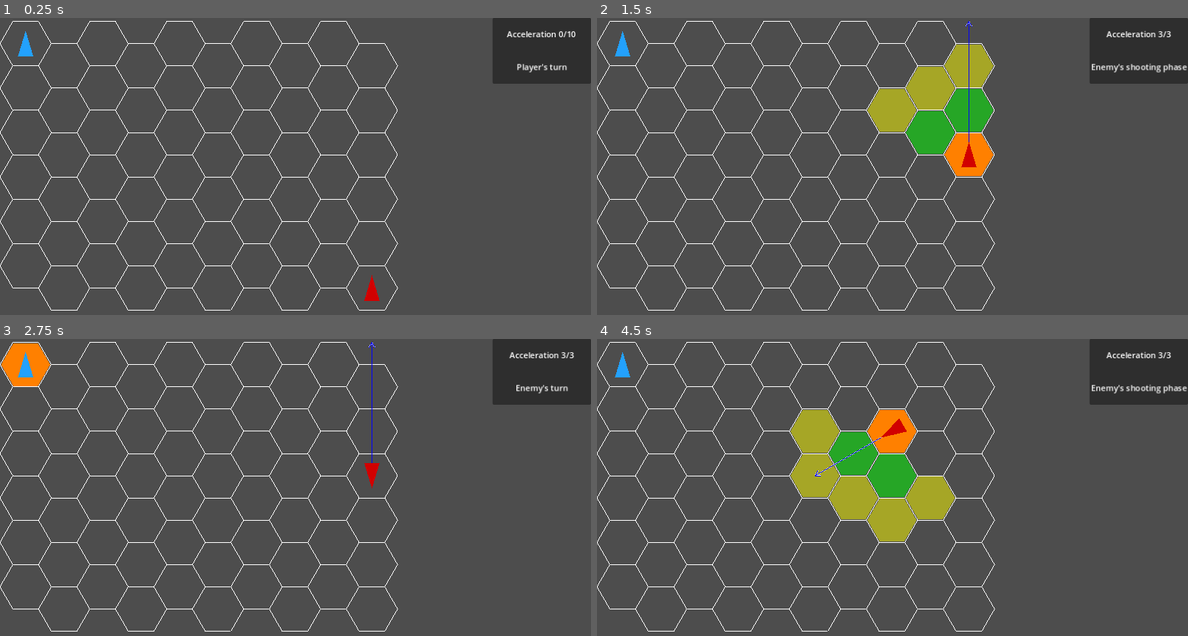
Above: before the commit, frames 1-4 (two rows, left to right).
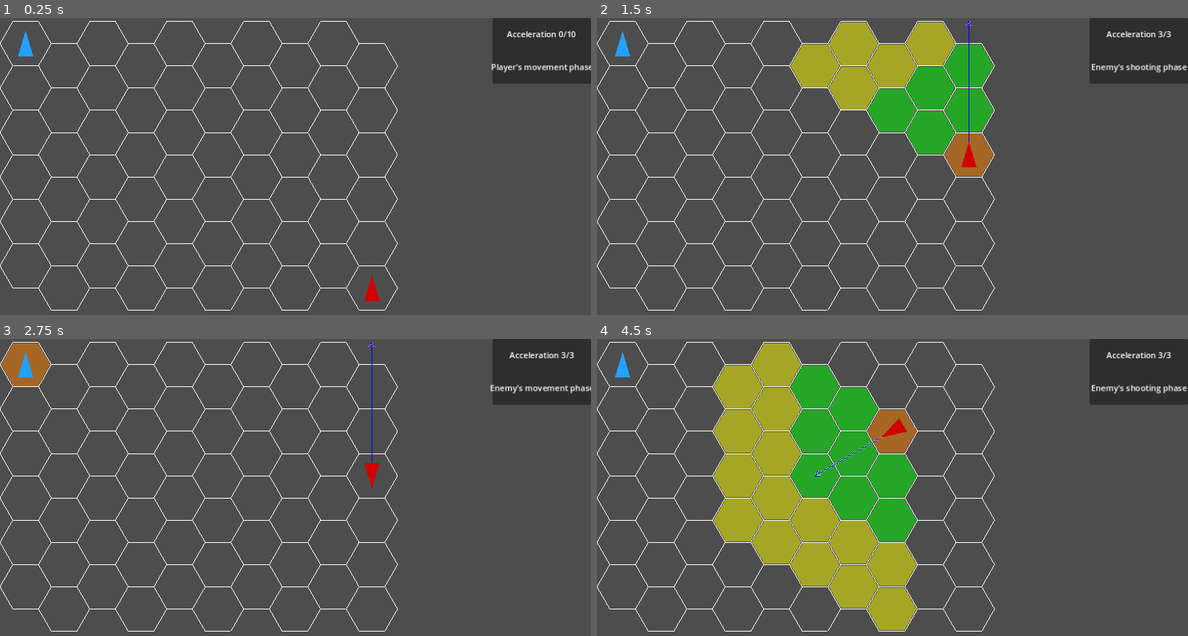
Above: after the commit, the same moments.

Repository: Idandot/Space-Arena
Game: Godot game, scene res://Scenes/Arena.tscn
The game is run twice, just before and just after one commit, with the same random seed, the same clock (stepped at 60 frames per second) and the same inputs.
Inputs:
- Up to frame 1 (0.25 s): no input
- Up to frame 2 (1.5 s): tap Enter (end_phase) at 0.5, 0.6 s; hold Right (turn_right) 0.53-1.28 s; tap Space (fire) at 0.8, 1.35 s; tap Backspace (Reset) at 1.25 s; hold Down (brake) from 1.28 s (still down)
- Up to frame 3 (2.75 s): tap Enter (end_phase) at 1.55, 2.1 s; tap Backspace (Reset) at 2 s; release Down (brake) at 2.03 s; hold Right (turn_right) from 2.03 s (still down); tap Space (fire) at 2.3 s
- Up to frame 4 (4.5 s): release Right (turn_right) at 2.78 s; hold Up (accelerate) 2.78-3.53 s; tap Space (fire) at 2.85, 3.8, 4.35 s; tap Enter (end_phase) at 3.05, 3.6 s; tap Backspace (Reset) at 3.5, 4.15, 4.25 s; hold Left (turn_left) from 3.53 s (still down)

The runs differ from the first frame. In frame 1, 0.2% of the frame differs, in the area x 83-100%, y 15-19%; in frame 2, 8.0%; in frame 3, 1.0%; in frame 4, 21%, in the area x 19-61%, y 1-99%.

Commit message:
Fixed Highlight
Наконец пофиксил подсветку
Сделал адекватное вращение
Инструменты для дебага добавил

Дальше: рефактор вращения, сделать структуру хранящую все 4 типа данных

Diff:
--- a/Scenes/Arena.tscn
+++ b/Scenes/Arena.tscn
@@ -31,7 +31,7 @@
 
 [node name="HighlightManager" type="Node2D" parent="Managers"]
 script = ExtResource("7_myr3u")
-super_penalty_color = Color(1, 0.501961, 0, 1)
+red = Color(1, 0, 0, 1)
 
 [node name="UI" type="Control" parent="."]
 layout_mode = 3
--- a/Scripts/EnemyShip.gd
+++ b/Scripts/EnemyShip.gd
@@ -4,7 +4,8 @@
 
 func _ready():
 	ships_array = Root.ships_array
-	points = [Vector2(-shipWidth/2.0, shipLength/2.0), Vector2(shipWidth/2.0, shipLength/2.0), Vector2(0, -shipLength/2.0)]
+	points = [Vector2(-shipLength/2.0, shipWidth/2.0), Vector2(-shipLength/2.0, -shipWidth/2.0), Vector2(shipLength/2.0, 0)]
+	area.rotation = deg_to_rad(-90)
 	colPoly.polygon = points
 	poly.polygon = points
 	poly.color = shipColor
--- a/Scripts/HighlightManager.gd
+++ b/Scripts/HighlightManager.gd
@@ -4,6 +4,7 @@
 @export var effective_color = Color(0, 1, 0, 0.5)
 @export var penalty_color = Color(1, 1, 0, 0.5)
 @export var super_penalty_color = Color(1, 0.5, 0, 0.5)
+@export var red = Color(1, 0.5, 0, 0.5)
 
 @onready var Root = get_parent().get_parent()
 @onready var HexGrid = Root.find_child("HexGrid")
@@ -24,7 +25,7 @@
 	var weapon_stats = ship.weapon_stats
 
 	var hexes_in_range = HexGrid.get_hexes_in_range(ship_pos, weapon_stats.max_range)
-	ship.debug_specific_hexes()
+
 	for hex_data in hexes_in_range:
 		var hex = hex_data.hex
 		var distance = hex_data.distance
--- a/Scripts/PlayerShip.gd
+++ b/Scripts/PlayerShip.gd
@@ -8,7 +8,8 @@
 func _ready():
 	ships_array = Root.ships_array
 	acceleration_label = Root.acceleration_label
-	points = [Vector2(-shipWidth/2.0, shipLength/2.0), Vector2(shipWidth/2.0, shipLength/2.0), Vector2(0, -shipLength/2.0)]
+	points = [Vector2(-shipLength/2.0, shipWidth/2.0), Vector2(-shipLength/2.0, -shipWidth/2.0), Vector2(shipLength/2.0, 0)]
+	area.rotation = deg_to_rad(-90)
 	colPoly.polygon = points
 	poly.polygon = points
 	poly.color = shipColor
--- a/Scripts/Root.gd
+++ b/Scripts/Root.gd
@@ -10,6 +10,11 @@
 @export var gridOffsetWY = 50
 @export var player_ship_scene: PackedScene
 @export var enemy_ship_scene: PackedScene
+
+@export var debug_mode = {
+	"ship_position": false,
+	"ship_rotation": false,
+}
 
 var player_ship: Node2D
 var enemy_ship: Node2D
--- a/Scripts/Ship.gd
+++ b/Scripts/Ship.gd
@@ -28,15 +28,15 @@
 	Vector2i(1,0): -30, #right up
 	Vector2i(1,1): 30, #right down
 	Vector2i(0,1): 90, #down
-	Vector2i(-1,0): 120, #left down
-	Vector2i(-1,-1): -120, #left up
+	Vector2i(-1,0): 150, #left down
+	Vector2i(-1,-1): -150, #left up
 }
 
 #temporary direct enegry weapon characteristics
 @export var weapon_stats = {
 	"min_range": 0,
-	"effective_range": 1,
-	"max_range": 2,
+	"effective_range": 2,
+	"max_range": 4,
 	"arc_degrees": 120,
 }
 var is_weapon_active = false
@@ -66,34 +66,36 @@
 func turn_right():
 	if update_acceleration(-1):
 		dir = (dir+1)%6
-		area.rotation = dir*deg_to_rad(60)
-		facing = AXIAL_DIR[dir]
-	else:
-		print("Insufficient Acceleration Capacity")
+		change_rotation(dir)
+
+	else:
+		print("FUTURE INDICATION: ","Insufficient Acceleration Capacity")
 
 func turn_left():
 	if update_acceleration(-1):
 		dir = (dir-1)%6
-		area.rotation = dir*deg_to_rad(60)
-		facing = AXIAL_DIR[dir]
-	else:
-		print("Insufficient Acceleration Capacity")
+		change_rotation(dir)
+	else:
+		print("FUTURE INDICATION: ","Insufficient Acceleration Capacity")
 
 func update_rotation():
-	area.rotation = dir*deg_to_rad(60)
-	facing = AXIAL_DIR[dir]
+	change_rotation(dir)
+
+func change_rotation(to_dir):
+	facing = AXIAL_DIR[to_dir]
+	area.rotation = deg_to_rad(FACING_DICT[facing])
 
 func accelerate():
 	if update_acceleration(-1):
 		update_velocity(facing)
 	else:
-		print("Insufficient Acceleration Capacity")
+		print("FUTURE INDICATION: ","Insufficient Acceleration Capacity")
 
 func brake():
 	if update_acceleration(-2):
 		update_velocity(-facing)
 	else:
-		print("Insufficient Acceleration Capacity")
+		print("FUTURE INDICATION: ","Insufficient Acceleration Capacity")
 
 func start_shooting_phase():
 	PreviousVelocity = ResultVelocity
@@ -111,6 +113,9 @@
 	emit_signal("request_highlight", self)
 
 func end_turn():
+	if Root.debug_mode.ship_rotation:
+		print("DEBUG INFO:")
+		print("facing: ", facing, ", angle: ", rad_to_deg(area.rotation))
 	emit_signal("turn_ended")
 
 func update_ship_position():
@@ -123,7 +128,7 @@
 		var next_pos_of = Root.axial_to_offset(next_pos_ax)
 		if next_pos_of.x != clamp(next_pos_of.x, 0, hex_grid.gridSizeOX - 1) \
 		or next_pos_of.y != clamp(next_pos_of.y, 0, hex_grid.gridSizeOY - 1):
-			print("pushed in the wall")
+			print("FUTURE INDICATION: ","pushed in the wall")
 			update_velocity(Vector2i.ZERO, true)
 			take_damage(Root.axial_distance(res_vel_ax))
 			break
@@ -133,9 +138,11 @@
 	offset_position = Root.axial_to_offset(axial_position)
 	var world_pos = Root.axial_to_world(new_pos_ax, false)
 	self.position = world_pos
-	print("world position: ", world_pos)
-	print("axial position: ", axial_position)
-	print("offset position: ", offset_position)
+	if Root.debug_mode.ship_position:
+		print("DEBUG INFO:")
+		print("world position: ", world_pos)
+		print("axial position: ", axial_position)
+		print("offset position: ", offset_position)
 
 func decompose_vector(start_pos: Vector2i, end_pos: Vector2i) -> Array:
 	var change_pos = end_pos - start_pos
@@ -196,7 +203,7 @@
 	return null
 
 func take_damage(amount: int):
-	print(self.name, " had taken ", amount," damage")
+	print("FUTURE INDICATION: ", self.name, " had taken ", amount," damage")
 	pass
 
 func update_velocity(additional_velocity: Vector2i, set_to_zero:= false):
@@ -211,17 +218,28 @@
 	for ship in targets:
 		if ship.name_in_game != self.name_in_game:
 			return ship
-	print("no valid targets")
+	print("FUTURE INDICATION: ","no valid targets")
 	return null
 
 func fire():
-	if is_weapon_active:
-		var target = find_target(ships_array)
-		if target != null:
-			target.take_damage(10)
-			is_weapon_active = false
-	else:
-		print("weapon isn't active")
+	if !is_weapon_active:
+		print("FUTURE INDICATION: ","weapon isn't active")
+		return
+	var target = find_target(ships_array)
+	if target == null:
+		print("FUTURE INDICATION: ","no target")
+		return
+	if !is_in_shooting_arc(target.axial_position):
+		print("FUTURE INDICATION: ","Target isn't in shooting arc")
+		return
+	var distance_to_target = Root.axial_distance(target.axial_position - axial_position)
+	if distance_to_target > weapon_stats.max_range:
+		print("FUTURE INDICATION: ","Target isn't in range")
+		return
+
+	target.take_damage(10)
+	is_weapon_active = false
+
 
 func is_in_shooting_arc(ax_target_pos) -> bool:
 	if ax_target_pos == axial_position:
@@ -234,13 +252,3 @@
 
 
 	return is_equal_approx(angle_diff, weapon_stats.arc_degrees/2) or angle_diff < weapon_stats.arc_degrees/2
-
-
-func debug_specific_hexes():
-	var problem_hexes = [Vector2i(2,3), Vector2i(3,4), Vector2i(5,7)]
-	for hex in problem_hexes:
-		var diff = hex - Vector2i(4,5)
-		var world_pos = Root.axial_to_world(diff, true)
-		var angle = rad_to_deg(world_pos.angle())
-		var distance = Root.axial_distance(diff)
-		print("Hex ", hex, " diff: ", diff, " world_pos: ", world_pos, " angle: ", angle, " distance: ", distance)
--- a/Scripts/TurnManager.gd
+++ b/Scripts/TurnManager.gd
@@ -15,7 +15,7 @@
 	if !ship.is_connected("turn_ended", Callable(self, "_on_ship_turn_finished")):
 		ship.connect("turn_ended", Callable(self, "_on_ship_turn_finished"), CONNECT_ONE_SHOT)
 	ship.take_turn()
-	Root.turn_label.text = ship.name_in_game + "'s turn"
+	Root.turn_label.text = ship.name_in_game + "'s movement phase"
 
 func _on_ship_turn_finished():
 	current_index = (current_index + 1) % ships.size()
